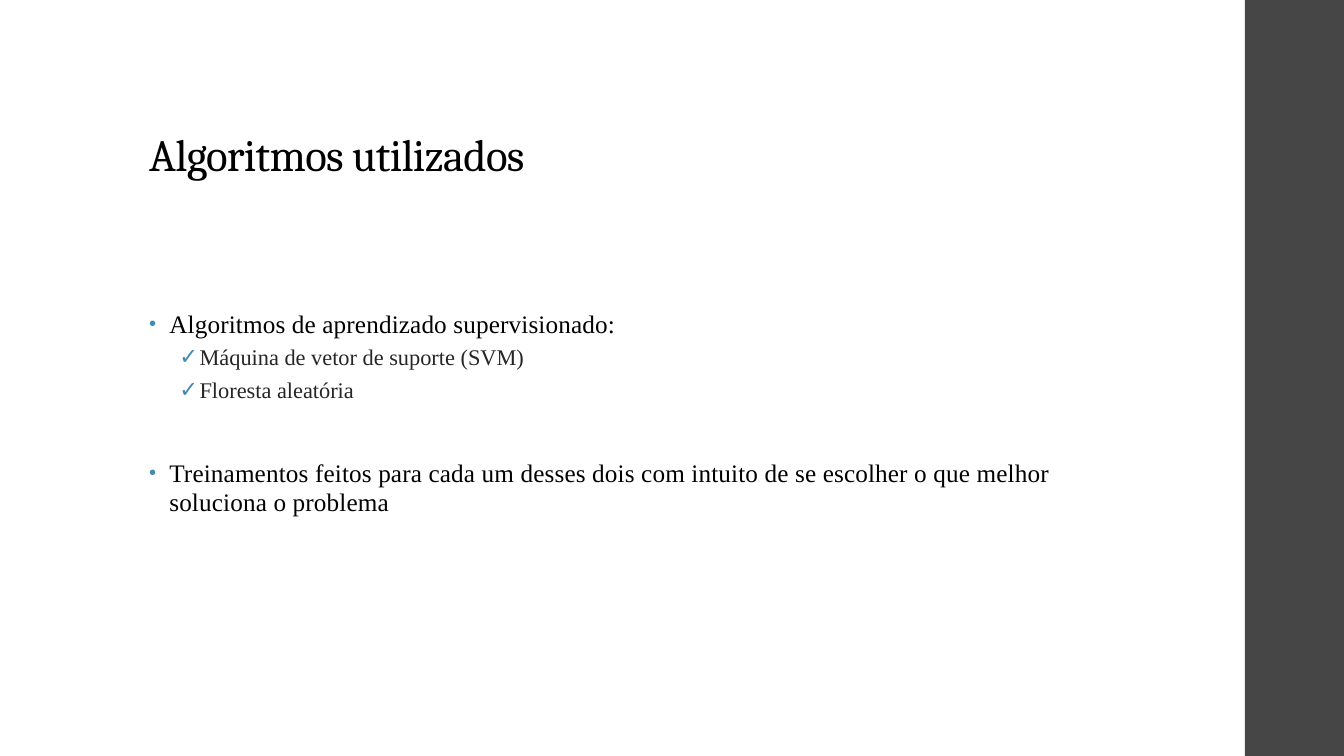
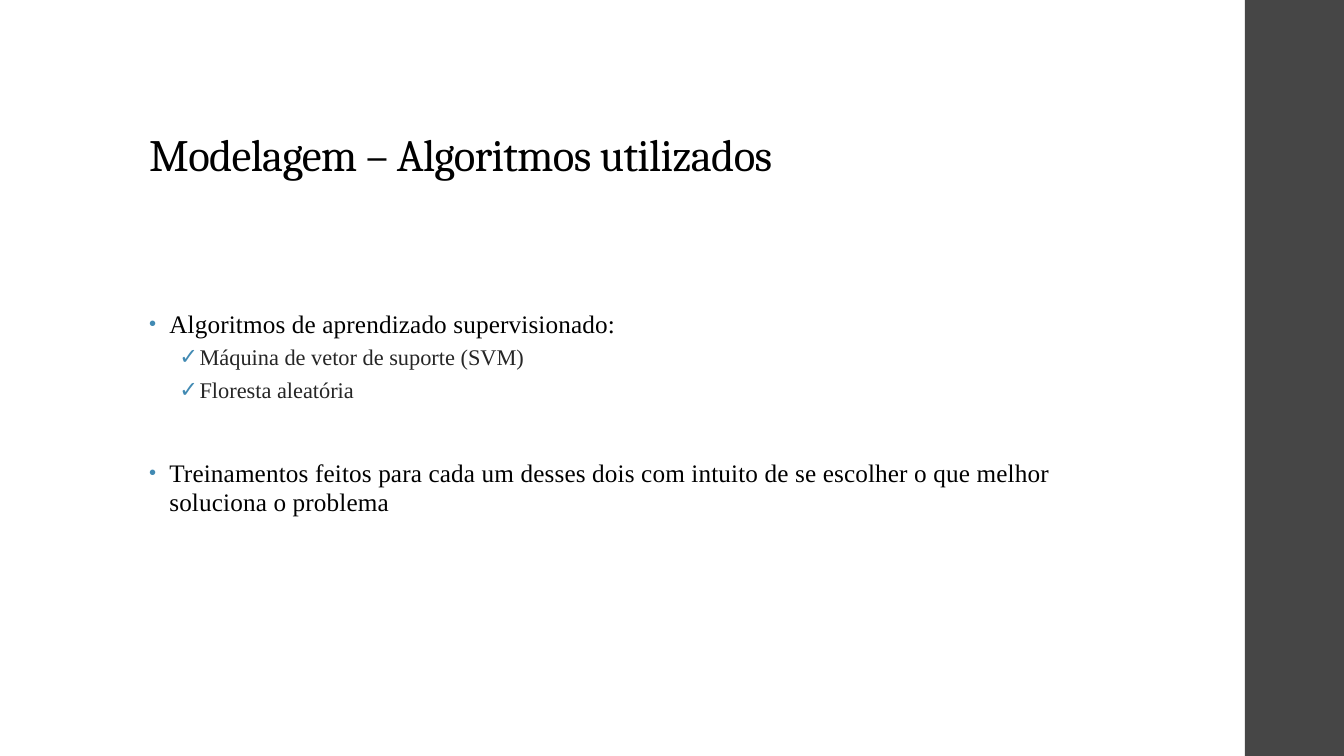
Before and after one commit to ViniPilan/avc-modeling, a slide deck: slide 12 of apresentação.odp (slide 15 before the commit). Drawn at 1344x756 pixels with LibreOffice and Linux fonts; fonts in the diff are those of the drawing. Boxes give left, top, right and bottom in pixels: in the first picture for what was removed or moved away, otherwise in the second. Text is boxed around its words. In the diff, an @@ line names an element or a change of style, - is before the commit and + after.

```diff
--- a/apresentação.odp
+++ b/apresentação.odp
@@ title at bbox=[149, 140, 772, 181]: text changed @@
-Algoritmos utilizados
+Modelagem – Algoritmos utilizados
```
Also in this commit, not shown: 9 other slides changed, 5 slides added, 8 slides removed, 2 other files.
